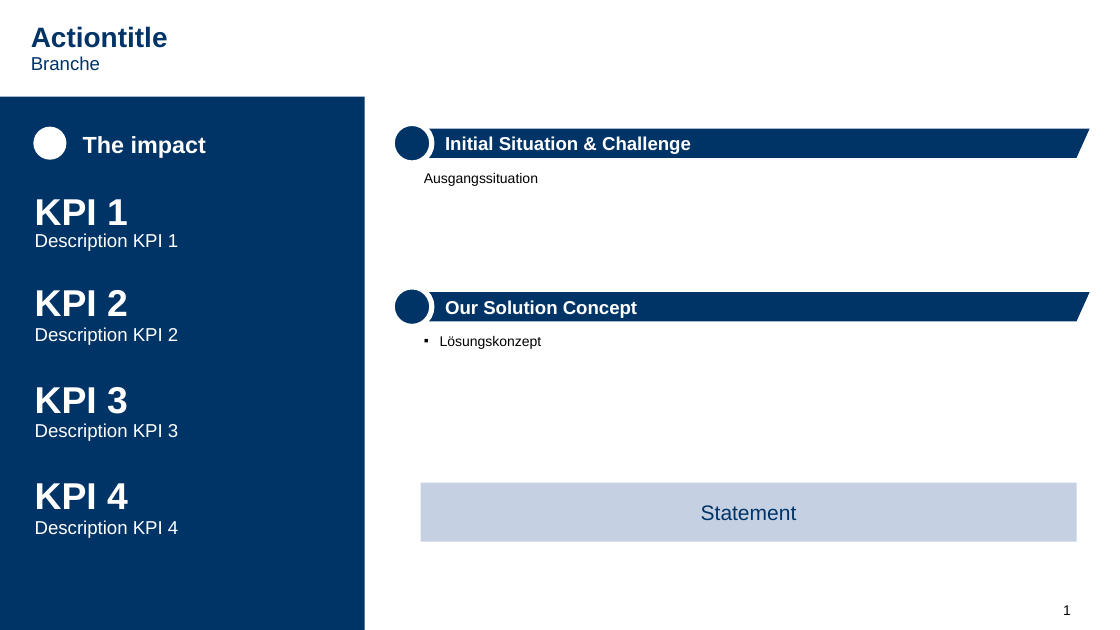
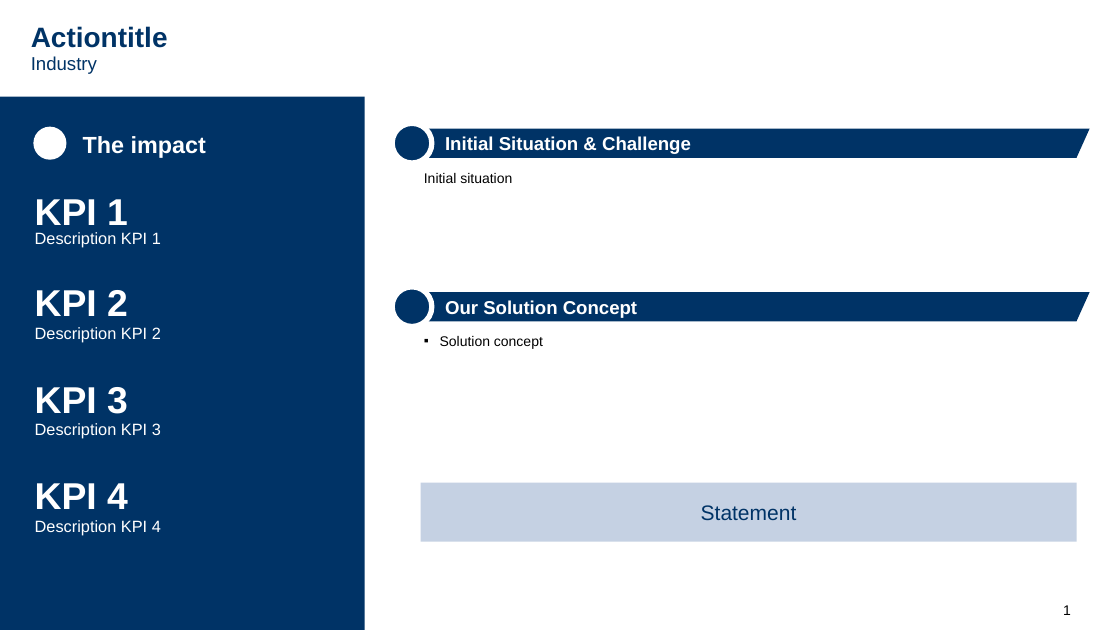
Before and after one commit to UvonW/caseStudy, a slide deck: slide 1 of case_study_template_2_16_9_en.pptx. Drawn at 1120x630 pixels with LibreOffice and Linux fonts; fonts in the diff are those of the drawing; background and template pictures are left out. Boxes give left, top, right and bottom in pixels: in the first picture for what was removed or moved away, otherwise in the second. Text is boxed around its words. In the diff, an @@ line names an element or a change of style, - is before the commit and + after.

```diff
--- a/case_study_template_2_16_9_en.pptx
+++ b/case_study_template_2_16_9_en.pptx
@@ text at (x1=31, y1=56, x2=97, y2=74): text changed @@
-Branche
+Industry
@@ text at (x1=424, y1=173, x2=512, y2=183): text changed @@
-Ausgangssituation
+Initial situation
@@ text at (x1=440, y1=336, x2=543, y2=349): text changed @@
-▪ Lösungskonzept
+▪ Solution concept
@@ size 16 to 14 pt in 4 elements at (x1=35, y1=232, x2=161, y2=248), (x1=35, y1=327, x2=161, y2=342), (x1=35, y1=423, x2=161, y2=439), (x1=35, y1=520, x2=161, y2=535) @@
```
Also in this commit, not shown: 5 other files.
